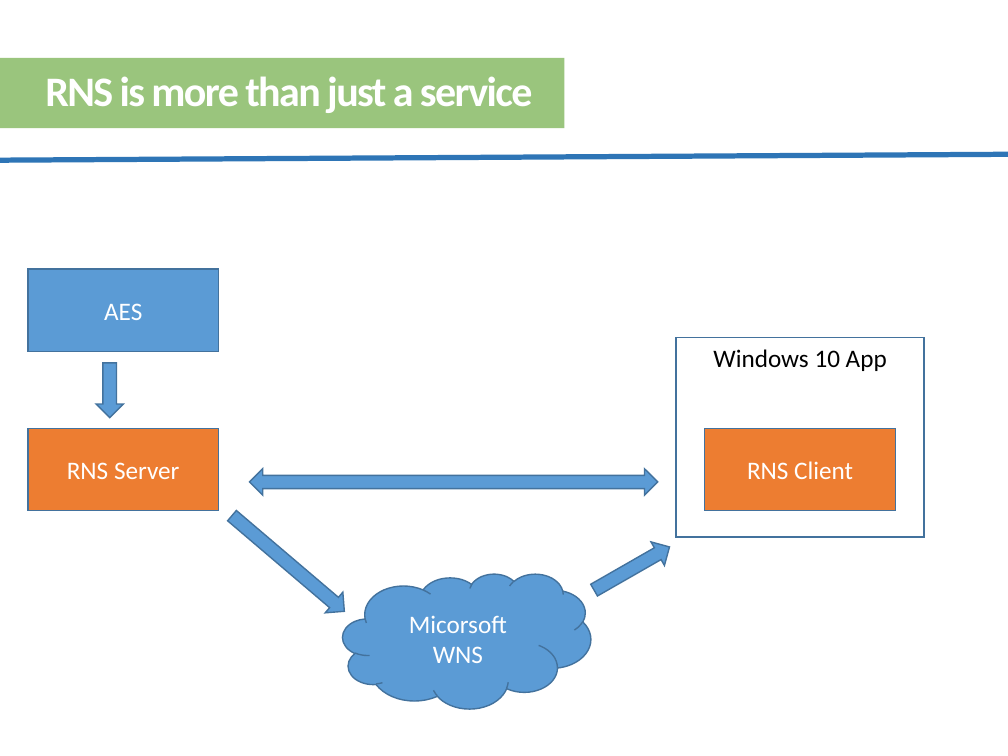
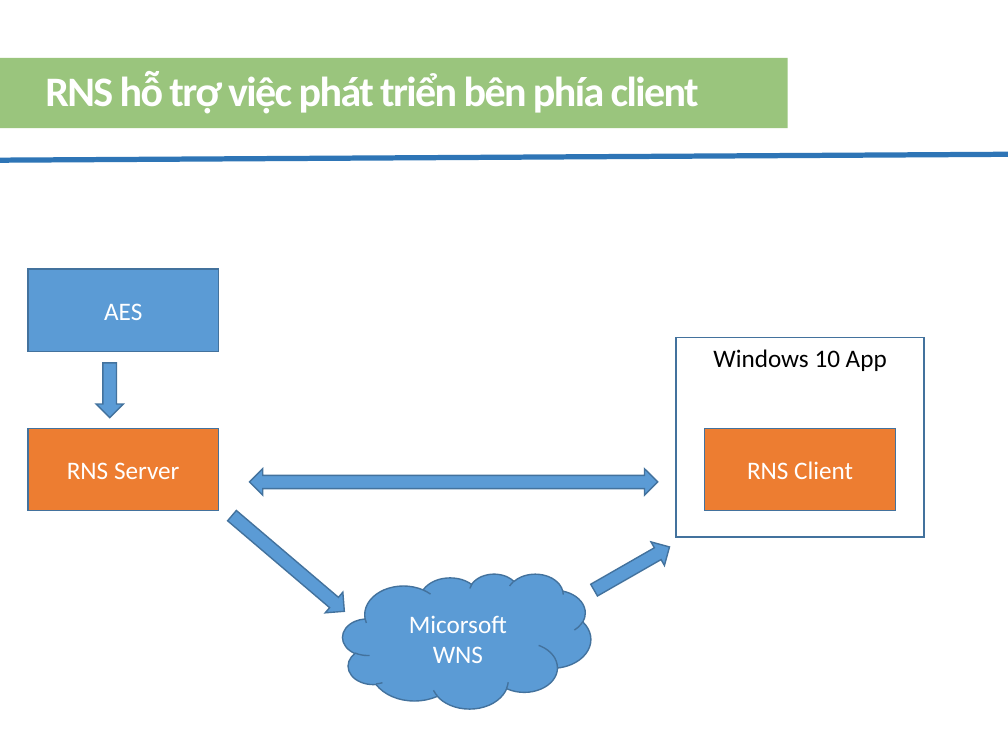
Before and after one commit to lekhasy/RawNotification, a slide deck: slide 6 of Working Individual/SyLK/Presentation.pptx. Drawn at 1008x756 pixels with LibreOffice and Linux fonts; fonts in the diff are those of the drawing. Boxes give left, top, right and bottom in pixels: in the first picture for what was removed or moved away, otherwise in the second. Text is boxed around its words. In the diff, an @@ line names an element or a change of style, - is before the commit and + after.

```diff
--- a/Working Individual/SyLK/Presentation.pptx
+++ b/Working Individual/SyLK/Presentation.pptx
@@ rectangle "RNS hỗ trợ việc phát ...": place and size @@
-rectangle "RNS hỗ trợ việc phát ..." at (0,57,564,128)
+rectangle "RNS hỗ trợ việc phát ..." at (0,57,788,128)
@@ text in rectangle at (45,71,699,114): text changed @@
-RNS is more than just a service
+RNS hỗ trợ việc phát triển bên phía client
```
Also in this commit, not shown: 5 other slides changed, 5 slides added, 5 slides removed, 3 other files.
